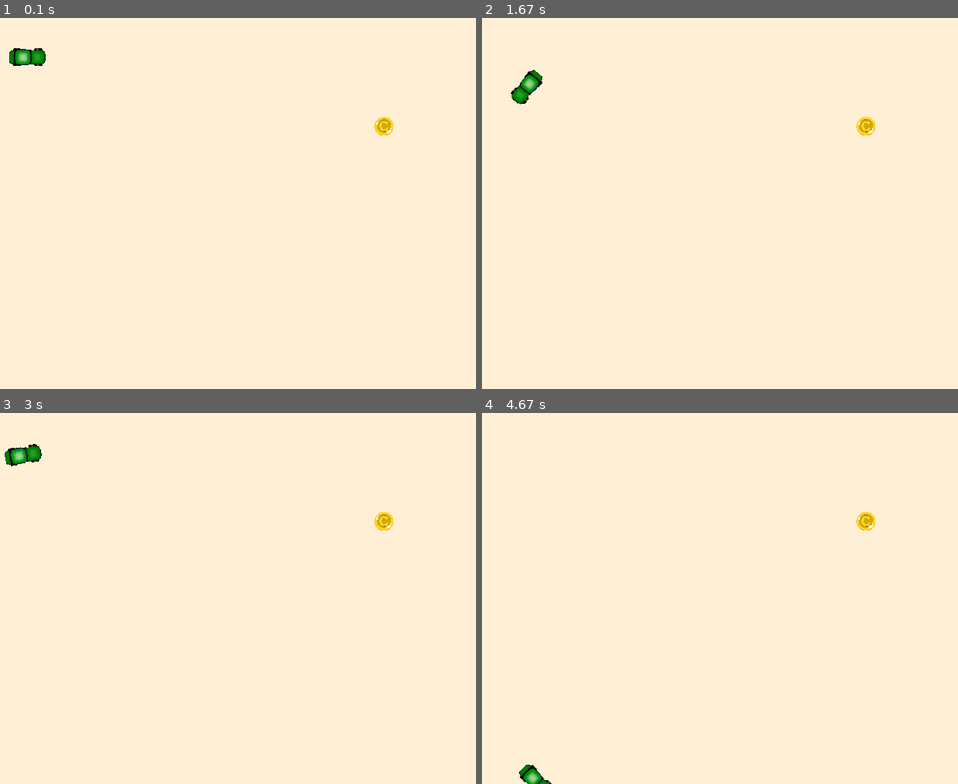
Above: before the commit, frames 1-4 (two rows, left to right).
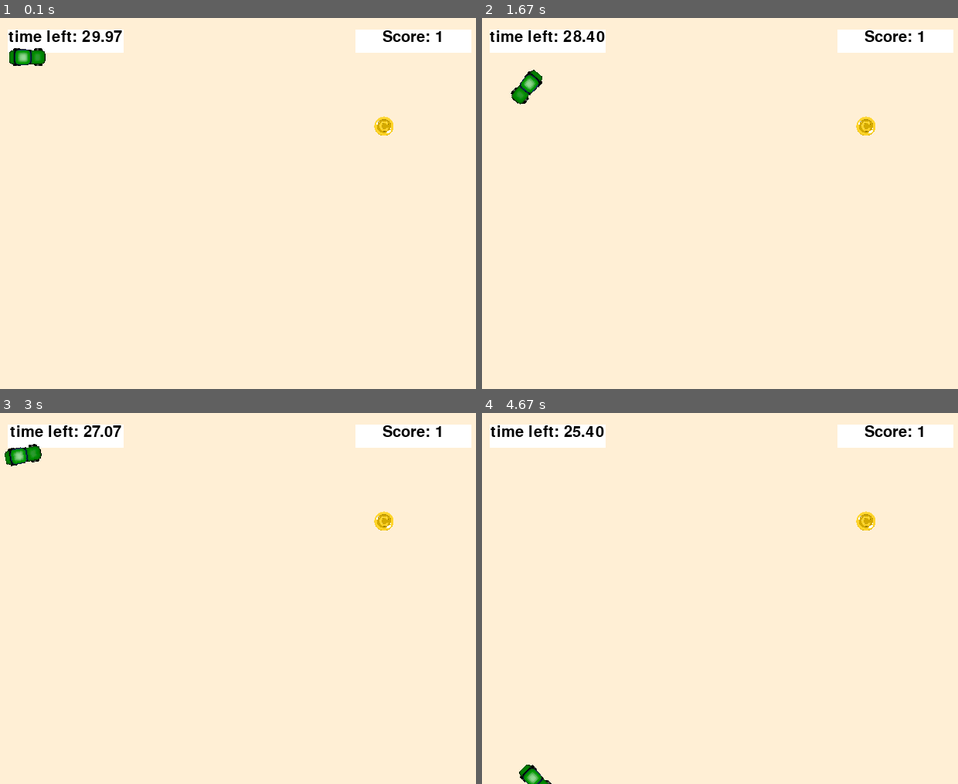
Above: after the commit, the same moments.

Repository: twopiharris/BSU-CS120
Game: pygame game, started from gameEngine/car.py
The game is run twice, just before and just after one commit, with the same random seed, the same clock (stepped at 60 frames per second) and the same inputs.
Inputs:
- Up to frame 1 (0.1 s): no input
- Up to frame 2 (1.67 s): hold Right 0.33-0.8 s; hold Up 0.83-1.13 s; hold Right 1.17-1.63 s
- Up to frame 3 (3 s): hold Left 1.67-2.2 s; hold Down 2.23-2.53 s; hold Left 2.57-2.97 s
- Up to frame 4 (4.67 s): hold Up 3-3.37 s; hold Right 3.4-4.03 s; hold Down 4.07-4.43 s; hold Left from 4.47 s (still down)

The runs differ from the first frame. In frame 1, 3.0% of the frame differs, in the area x 1-100%, y 3-10%; in frame 2, 3.0%; in frame 3, 3.0%; in frame 4, 3.0%.

Commit message:
add label and timer to car

Diff:
--- a/gameEngine/car.py
+++ b/gameEngine/car.py
@@ -10,9 +10,21 @@
   scene = gameEngine.Scene()
   scene.background.fill(pygame.Color("papayawhip"))
   scene.setCaption("Baby You Can Drive My Car!")
+
   scene.car = Car(scene)
   scene.coin = Coin(scene)
-  scene.sprites = [scene.car, scene.coin]
+
+  scene.lblTimer = gameEngine.Label()
+  scene.lblTimer.center = (100, 30)
+
+  scene.lblScore = gameEngine.Label()
+  scene.lblScore.center = (550, 30)
+  scene.lblScore.text = "Score: 0"
+  scene.score = 0
+
+  scene.sprites = [scene.lblTimer, scene.lblScore, scene.car, scene.coin]
+  scene.timer = gameEngine.Timer()
+  scene.MAXTIME = 30
 
   scene.start()
 
@@ -28,19 +40,30 @@
     keys = pygame.key.get_pressed()
     if keys[pygame.K_LEFT]:
       self.turnBy(5)
-    if keys[pygame.K_RIGHT]:
+    elif keys[pygame.K_RIGHT]:
       self.turnBy(-5)
     if keys[pygame.K_UP]:
       self.forward(5)
-    if keys[pygame.K_DOWN]:
+    elif keys[pygame.K_DOWN]:
       self.forward(-5)
 
   def checkCollision(self):
     if self.collidesWith(self.scene.coin):
+      self.scene.score += 1
+      self.scene.lblScore.text = f"Score: {self.scene.score}"
       self.coinSound.play()
       self.scene.coin.reset()
 
+  def checkTime(self):
+    time = self.scene.timer.getElapsedTime()
+    if time > self.scene.MAXTIME:
+      self.scene.stop()
+    else:
+      timeLeft = self.scene.MAXTIME - time
+      self.scene.lblTimer.text = f"time left: {timeLeft:.2f}"
+
   def checkEvents(self):
+    self.checkTime()
     self.checkKeys()
     self.checkCollision()
 
@@ -51,7 +74,6 @@
     self.setImage("Coin.png")
     self.setSize(25, 25)
 
-
   def reset(self):
     """ move to a new position """
     newX = random.randint(0, 640)
